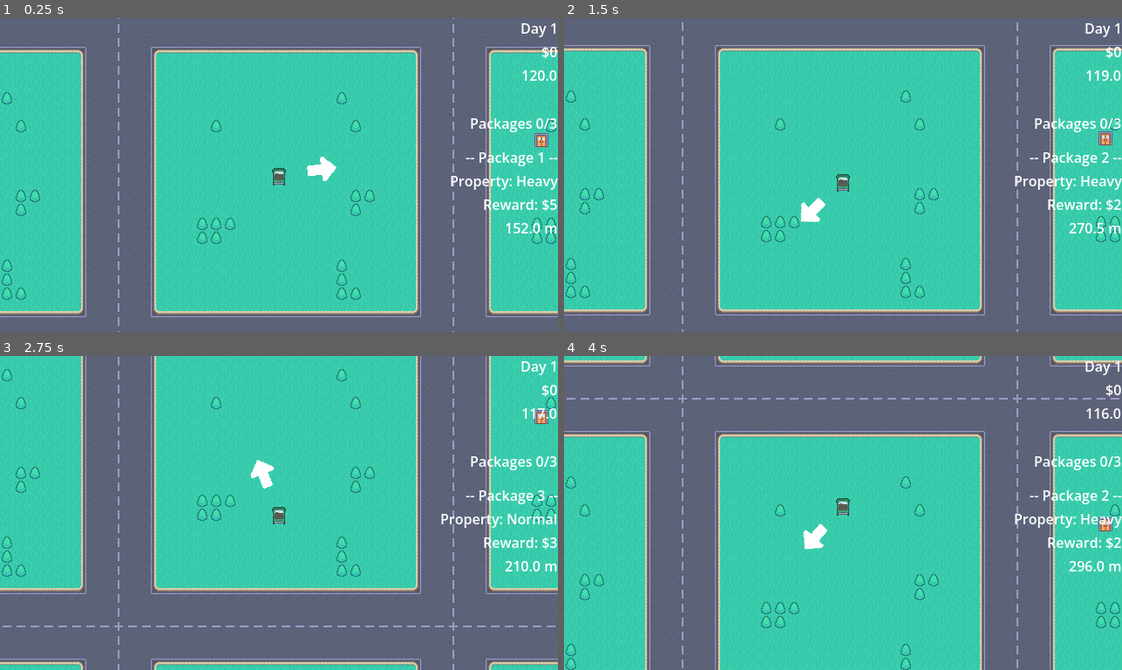
Above: before the commit, frames 1-4 (two rows, left to right).
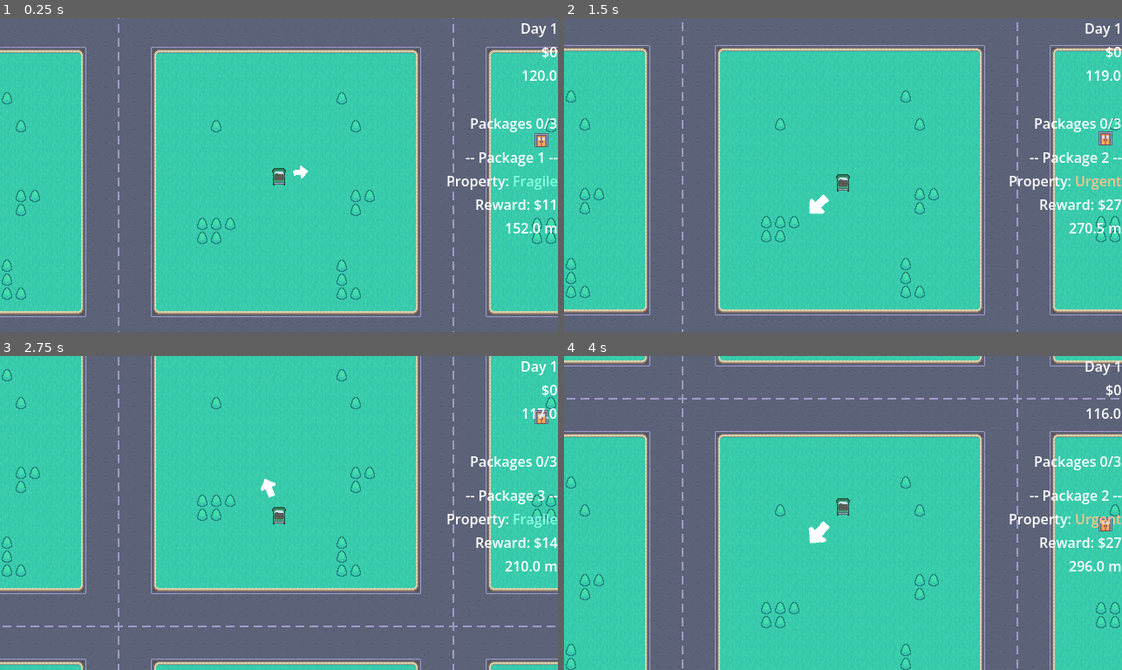
Above: after the commit, the same moments.

Repository: ruben-velasquez/rush-and-deliver
Game: Godot game, scene res://scenes/main.tscn
Same seed, same stepped clock (60 frames per second), same inputs: the game is played once before the commit and once after it.
Inputs:
- Up to frame 1 (0.25 s): no input
- Up to frame 2 (1.5 s): tap Enter at 0.5 s; hold E (swap_package_right) 0.53-1.28 s; tap Space at 1.25 s; hold S (down) from 1.28 s (still down)
- Up to frame 3 (2.75 s): release S (down) at 2.03 s; hold E (swap_package_right) from 2.03 s (still down)
- Up to frame 4 (4 s): release E (swap_package_right) at 2.78 s; hold W (up) 2.78-3.53 s; hold Q (swap_package_left) from 3.53 s (still down)

The runs differ from the first frame. In frame 1, 1.0% of the frame differs, in the area x 52-100%, y 44-62%; in frame 2, 0.9%; in frame 3, 1.0%; in frame 4, 0.9%.

Commit message:
feat: add package manager

Diff:
--- a/project.godot
+++ b/project.godot
@@ -23,7 +23,6 @@
 
 window/size/viewport_width=640
 window/size/viewport_height=360
-window/size/mode=4
 window/size/resizable=false
 window/size/maximize_disabled=true
 window/stretch/mode="viewport"
--- a/scenes/finish_popup.tscn
+++ b/scenes/finish_popup.tscn
@@ -39,10 +39,17 @@
 anchor_bottom = 1.0
 grow_horizontal = 2
 grow_vertical = 2
+theme_override_constants/separation = 20
 
-[node name="Label" type="Label" parent="Panel/VBoxContainer" unique_id=2116667913]
+[node name="Title" type="Label" parent="Panel/VBoxContainer" unique_id=2116667913]
 layout_mode = 2
-text = "Time has ended"
+theme_override_font_sizes/font_size = 22
+text = "Day ended"
+horizontal_alignment = 1
+
+[node name="Label" type="Label" parent="Panel/VBoxContainer" unique_id=864583107]
+layout_mode = 2
+text = "Food: -15$"
 horizontal_alignment = 1
 
 [node name="ContinueButton" type="Button" parent="Panel/VBoxContainer" unique_id=2143320266]
--- a/scenes/game_ui.tscn
+++ b/scenes/game_ui.tscn
@@ -79,9 +79,11 @@
 text = "-- Package 1 --"
 horizontal_alignment = 2
 
-[node name="PackageProperty" type="Label" parent="Layout/PackagesInfo/CurrentPackageInfo" unique_id=1710648277]
+[node name="PackageProperty" type="RichTextLabel" parent="Layout/PackagesInfo/CurrentPackageInfo" unique_id=1454462991]
 layout_mode = 2
-text = "Properties: Heavy"
+bbcode_enabled = true
+text = "Property: Normal"
+fit_content = true
 horizontal_alignment = 2
 
 [node name="RewardLabel" type="Label" parent="Layout/PackagesInfo/CurrentPackageInfo" unique_id=1244911974]
--- a/scenes/main.tscn
+++ b/scenes/main.tscn
@@ -9,6 +9,7 @@
 [ext_resource type="PackedScene" uid="uid://dbag44bo4lmxn" path="res://scenes/finish_popup.tscn" id="7_o6xl0"]
 [ext_resource type="Texture2D" uid="uid://48ternfo7x0u" path="res://assets/tilemap_packed.png" id="8_tipki"]
 [ext_resource type="Script" uid="uid://dr2pxsmitidol" path="res://scripts/restore_area.gd" id="9_85g3d"]
+[ext_resource type="Script" uid="uid://cec300ysgspdf" path="res://scripts/packages_manager.gd" id="10_choun"]
 
 [sub_resource type="AtlasTexture" id="AtlasTexture_85g3d"]
 atlas = ExtResource("8_tipki")
@@ -18,6 +19,9 @@
 
 [node name="Scene" type="Node2D" unique_id=128191525]
 script = ExtResource("1_sugp2")
+
+[node name="PackagesManager" type="Node2D" parent="." unique_id=1281814035]
+script = ExtResource("10_choun")
 
 [node name="Camera2D" type="Camera2D" parent="." unique_id=1021496526]
 texture_filter = 1
--- a/scripts/arrow.gd
+++ b/scripts/arrow.gd
@@ -3,9 +3,10 @@
 var goal: Node2D
 
 func _ready() -> void:
-	GameManager.on_swap_package.connect(func(): goal = GameManager.get_current_package().goal)
+	goal = GameManager.packages_manager.get_current_package().goal
+	GameManager.on_swap_package.connect(func(): goal = GameManager.packages_manager.get_current_package().goal)
 
-func _process(delta: float) -> void:
+func _process(_delta: float) -> void:
 	visible = goal != null
 
 	if !visible:
@@ -13,4 +14,8 @@
 
 	var direction = (goal.position - global_position).normalized()
 
+	var distance = clampf((global_position.distance_to(goal.position) + 100) / 800, 0.5, 1)
+
+	scale = Vector2(distance, distance)
+
 	global_rotation = direction.angle()
--- a/scripts/game_manager.gd
+++ b/scripts/game_manager.gd
@@ -1,17 +1,16 @@
 extends Node
 
 var scene_manager: SceneManager
+var packages_manager: PackagesManager
 
 var current_day: int = 1
 var current_score: int = 0
 var current_timer: Timer
 
-var done_packages: int = 1
-
 var packages: Array[Package]
 var currentPackage: int = 0
 
-var player: Node2D
+var player: PlayerController
 
 signal on_timer_end
 signal on_score_updated
@@ -24,88 +23,10 @@
 	# Set the minimum size for the current window
 	get_window().min_size = Vector2i(640, 360)
 
-func _SetScore(newScore: int):
-	current_score = newScore
+func AddScore(reward: int):
+	current_score = current_score + reward
 	on_score_updated.emit()
-
-func ShippedPackage(packageIndex: int):
-	done_packages += 1
-	_SetScore(current_score + packages[packageIndex].reward)
-	packages[packageIndex].done = true
-
-	if packageIndex == currentPackage:
-		next_package()
 
 func next_day():
 	current_day += 1
 	scene_manager.reload_scene()
-
-# Used when a day is started
-func generate_packages():
-	packages.clear()
-	currentPackage = 0
-	done_packages = 0
-	for i in range(3):
-		var newPackage = _generate_package(i)
-
-		packages.append(newPackage)
-
-	on_swap_package.emit()
-
-# Used when you go to the Shipping Office
-func regenerate_packages():
-	currentPackage = 0
-	done_packages = 0
-	for i in range(3):
-		if !packages[i].done:
-			continue
-
-		var newPackage = _generate_package(i)
-
-		packages[i] = newPackage
-
-	on_swap_package.emit()
-
-func _generate_package(index: int) -> Package:
-	var newPackage = Package.new()
-	newPackage.property = Package.PackageProperty.values().pick_random()
-	newPackage.reward = randi_range(1, 5)
-
-	var goalInstance: Goal = GOAL_SCENE.instantiate()
-	goalInstance.packageIndex = index
-	goalInstance.set_goal_zone()
-	get_tree().current_scene.add_child.call_deferred(goalInstance)
-	newPackage.goal = goalInstance
-
-	return newPackage
-
-func next_package():
-	if done_packages == len(packages):
-		return
-
-	currentPackage += 1
-	# Fix out of bound index
-	if currentPackage > len(packages) - 1:
-		currentPackage = 0
-	# If the package is already shipped we skip it
-	if get_current_package().done:
-		return next_package()
-
-	on_swap_package.emit()
-
-func previous_package():
-	if done_packages == len(packages):
-		return
-
-	currentPackage -= 1
-	# Fix out of bound index
-	if currentPackage < 0:
-		currentPackage = len(packages) - 1
-	# If the package is already shipped we skip it
-	if get_current_package().done:
-		return next_package()
-
-	on_swap_package.emit()
-
-func get_current_package() -> Package:
-	return packages[currentPackage]
--- a/scripts/goal.gd
+++ b/scripts/goal.gd
@@ -2,10 +2,10 @@
 class_name Goal
 
 var appear_range: int = 500
-var packageIndex: int = 0
+var package: Package
 
 func _on_body_entered(_body: Node2D) -> void:
-	GameManager.ShippedPackage(packageIndex)
+	GameManager.packages_manager.deliver(package)
 	queue_free()
 
 func set_goal_zone():
--- a/scripts/objects/package.gd
+++ b/scripts/objects/package.gd
@@ -7,3 +7,20 @@
 var property: PackageProperty = PackageProperty.NORMAL
 var reward: int = 1
 var done: bool = false
+var failed: bool = false
+var data = []
+
+var fragile_health: int = 0
+var weight_multiplier: float = 1.0
+var urgent_time_left: float = 0.0
+
+func setup():
+	match property:
+		PackageProperty.URGENT:
+			urgent_time_left = 10
+
+		PackageProperty.FRAGILE:
+			fragile_health = 4
+
+		PackageProperty.HEAVY:
+			weight_multiplier = 0.8
--- a/scripts/packages_info.gd
+++ b/scripts/packages_info.gd
@@ -2,7 +2,7 @@
 
 @export var packages_count_label: Label
 @export var current_package_label: Label
-@export var package_property_label: Label
+@export var package_property_label: RichTextLabel
 @export var package_reward_label: Label
 @export var package_distance_label: Label
 
@@ -10,10 +10,18 @@
 
 @export var all_packages_shipped_label: Label
 
+var packages_manager: PackagesManager
 var deactivated: bool = false
 
 var _player: Node2D
 var _goal: Node2D
+
+const PROPERTIES_COLORS: Dictionary[String, String] = {
+	"Fragile": "8affe2",
+	"Urgent": "ffc18a",
+	"Heavy": "ff928a",
+	"Normal": "ffffff"
+}
 
 # Called when the node enters the scene tree for the first time.
 func _ready() -> void:
@@ -35,19 +43,25 @@
 	package_distance_label.text = str(distance) + " m"
 
 func update_done_packages():
-	packages_count_label.text = "Packages " + str(GameManager.done_packages) + "/" + str(len(GameManager.packages))
+	packages_manager = GameManager.packages_manager
 
-	if GameManager.done_packages == len(GameManager.packages):
+	packages_count_label.text = "Packages " + str(GameManager.packages_manager.done_count()) + "/" + str(len(GameManager.packages_manager.packages))
+
+	if packages_manager.all_done():
 		hide_package_info()
 	elif deactivated:
 		show_package_info()
 
 func update_current_package():
 	update_done_packages()
-	_goal = GameManager.get_current_package().goal
-	current_package_label.text = "-- Package " + str(GameManager.currentPackage + 1) + " --"
-	package_property_label.text = "Property: " + str(Package.PackageProperty.find_key(GameManager.get_current_package().property)).capitalize()
-	package_reward_label.text = "Reward: $" + str(GameManager.get_current_package().reward)
+	_goal = packages_manager.get_current_package().goal
+	current_package_label.text = "-- Package " + str(packages_manager.currentPackage + 1) + " --"
+
+	var property = str(Package.PackageProperty.find_key(packages_manager.get_current_package().property)).capitalize()
+	var property_color = PROPERTIES_COLORS[property]
+	package_property_label.text = "Property: [color=%s]%s[/color]" % [property_color, property]
+
+	package_reward_label.text = "Reward: $" + str(packages_manager.get_current_package().reward)
 
 func hide_package_info():
 	deactivated = true
--- /dev/null
+++ b/scripts/packages_manager.gd
@@ -0,0 +1,149 @@
+extends Node2D
+class_name PackagesManager
+
+const GOAL_SCENE = preload("res://scenes/goal.tscn")
+var packages: Array[Package]
+var currentPackage: int = 0
+
+# Called when the node enters the scene tree for the first time.
+func _ready() -> void:
+	GameManager.packages_manager = self
+	generate_packages()
+
+func _process(delta: float) -> void:
+	GameManager.player.velocity_multiplier = 1.0
+
+	for package in packages:
+		if package.done or package.failed: continue
+
+		if is_urgent(package):
+			package.urgent_time_left -= delta
+			print(package.urgent_time_left)
+			if package.urgent_time_left <= 0:
+				fail(package)
+
+		if is_heavy(package) and is_current_package(package):
+			GameManager.player.velocity_multiplier = package.weight_multiplier
+
+func deliver(package: Package):
+	package.done = true
+	GameManager.AddScore(package.reward)
+
+	if is_current_package(package):
+		next_package()
+
+func fail(package: Package):
+	package.failed = true
+	package.done = true
+	if is_instance_valid(package.goal):
+		package.goal.queue_free()
+
+	if is_current_package(package):
+		next_package()
+
+func generate_packages():
+	currentPackage = 0
+
+	if packages.is_empty():
+		packages.resize(3)
+
+	for i in range(3):
+		if packages[i] and !packages[i].done:
+			continue
+
+		var newPackage = _generate_package()
+
+		packages[i] = newPackage
+
+	GameManager.on_swap_package.emit()
+
+func _generate_package() -> Package:
+	var newPackage = Package.new()
+	newPackage.property = Package.PackageProperty.values().pick_random()
+
+	var goalInstance: Goal = GOAL_SCENE.instantiate()
+	goalInstance.package = newPackage
+	goalInstance.set_goal_zone()
+	get_tree().current_scene.add_child.call_deferred(goalInstance)
+	newPackage.goal = goalInstance
+	newPackage.setup()
+
+	newPackage.reward = _calculate_reward(newPackage.property, Vector2i.ZERO.distance_to(goalInstance.position))
+
+	return newPackage
+
+func _calculate_reward(property: Package.PackageProperty, distance: float):
+	var base = 2
+	var per_distance = distance * 2 / 100
+	var multiplier = 1.0
+	var randomness = randf_range(0.9, 1.1)
+
+	match property:
+		Package.PackageProperty.URGENT:
+			multiplier = 2.2
+		Package.PackageProperty.HEAVY:
+			multiplier = 1.3
+		Package.PackageProperty.FRAGILE:
+			multiplier = 1.5
+
+	var reward = (base + per_distance) * multiplier * randomness
+
+	return reward
+
+func next_package():
+	if all_done():
+		return
+
+	currentPackage += 1
+	# Fix out of bound index
+	if currentPackage > len(packages) - 1:
+		currentPackage = 0
+	# If the package is already shipped we skip it
+	if get_current_package().done:
+		return next_package()
+
+	GameManager.on_swap_package.emit()
+
+func previous_package():
+	if all_done():
+		return
+
+	currentPackage -= 1
+	# Fix out of bound index
+	if currentPackage < 0:
+		currentPackage = len(packages) - 1
+	# If the package is already shipped we skip it
+	if get_current_package().done:
+		return previous_package()
+
+	GameManager.on_swap_package.emit()
+
+func get_current_package() -> Package:
+	return packages[currentPackage]
+
+func done_count() -> int:
+	var count := 0
+	for p in packages:
+		if p.done and !p.failed:
+			count += 1
+	return count
+
+func all_done() -> bool:
+	for p in packages:
+		if !p.done:
+			return false
+	return true
+
+# Helpers
+
+func is_current_package(pkg: Package) -> bool:
+	return packages.find(pkg) == currentPackage
+
+func is_heavy(pkg: Package) -> bool:
+	return pkg.property == Package.PackageProperty.HEAVY
+
+func is_urgent(pkg: Package) -> bool:
+	return pkg.property == Package.PackageProperty.URGENT
+
+func is_fragile(pkg: Package) -> bool:
+	return pkg.property == Package.PackageProperty.FRAGILE
--- a/scripts/player_controller.gd
+++ b/scripts/player_controller.gd
@@ -1,9 +1,14 @@
 extends CharacterBody2D
+class_name PlayerController
+
+var _PackagesManager: PackagesManager
 
 const ACCELERATION = 400.0
 const MAX_SPEED = 200.0
 const FRICTION = 600.0
 const ROTATION_SPEED = 3.0
+
+var velocity_multiplier: float = 1.0
 
 var move = true
 var speed := 0.0
@@ -11,6 +16,7 @@
 @export var camera2D: Camera2D
 
 func _ready() -> void:
+	_PackagesManager = GameManager.packages_manager
 	GameManager.player = self
 	GameManager.on_timer_end.connect(func (): move = false)
 
@@ -37,7 +43,7 @@
 		rotation += turn_input * ROTATION_SPEED * (speed / MAX_SPEED) * delta
 
 	# --- Movimiento en dirección del auto ---
-	velocity = -transform.y * speed
+	velocity = -transform.y * speed * velocity_multiplier
 
 	camera2D.rotation = rotation
 	camera2D.position = position
--- a/scripts/player_input.gd
+++ b/scripts/player_input.gd
@@ -9,6 +9,6 @@
 # Called every frame. 'delta' is the elapsed time since the previous frame.
 func _process(delta: float) -> void:
 	if Input.is_action_just_pressed("swap_package_left"):
-		GameManager.previous_package()
+		GameManager.packages_manager.previous_package()
 	elif Input.is_action_just_pressed("swap_package_right"):
-		GameManager.next_package()
+		GameManager.packages_manager.next_package()
--- a/scripts/restore_area.gd
+++ b/scripts/restore_area.gd
@@ -4,4 +4,4 @@
 	body_entered.connect(on_body_entered)
 
 func on_body_entered(_body: Node2D):
-	GameManager.regenerate_packages()
+	GameManager.packages_manager.generate_packages()
--- a/scripts/timer.gd
+++ b/scripts/timer.gd
@@ -4,7 +4,6 @@
 
 # Called when the node enters the scene tree for the first time.
 func _ready() -> void:
-	GameManager.generate_packages()
 	GameManager.current_timer = timer
 	timer.timeout.connect(GameManager.on_timer_end.emit)
 	timer.start()
Not shown, added: scripts/packages_manager.gd.uid
